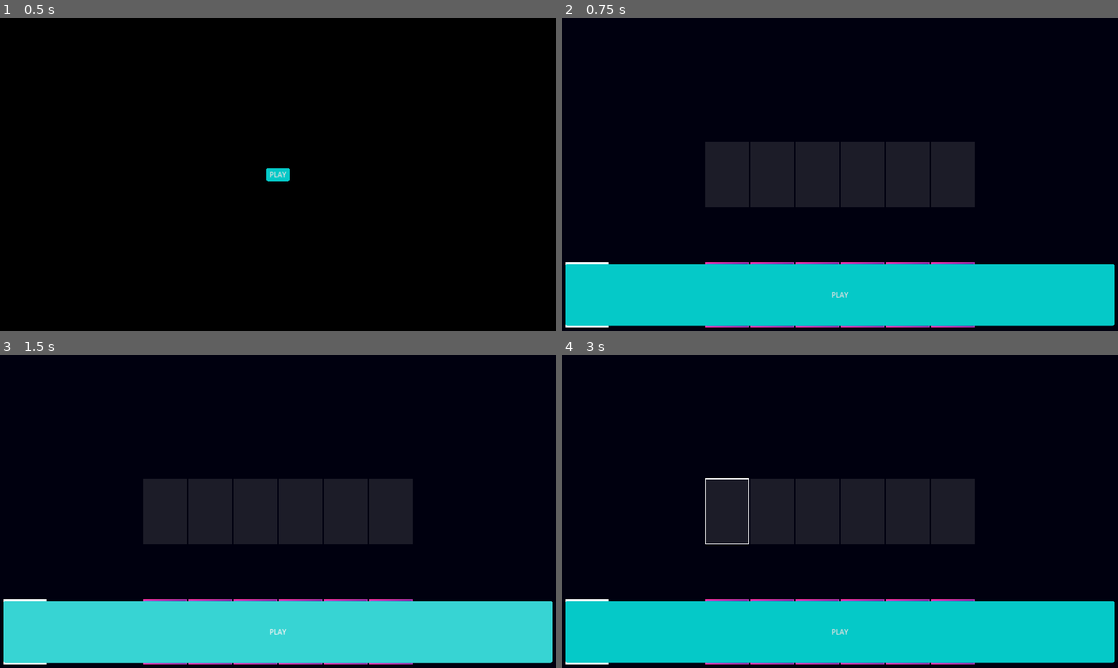
Above: before the commit, frames 1-4 (two rows, left to right).
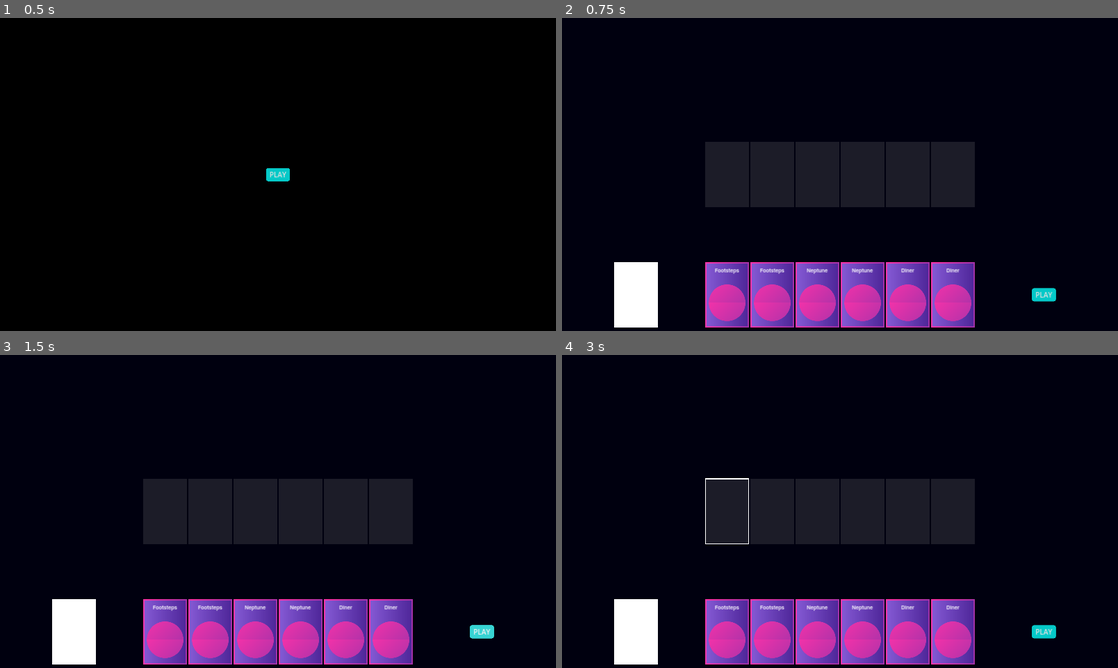
Above: after the commit, the same moments.

Repository: mikerobideau/loop-deck
Game: Godot game, scene res://main.tscn
Same seed, same stepped clock (60 frames per second), same inputs: the game is played once before the commit and once after it.
Inputs (mouse positions are in pixels of both pictures, inside the frame that each line leads up to):
- Up to frame 1 (0.5 s): no input
- Up to frame 2 (0.75 s): click "PLAY" at 0.5 s
- Up to frame 3 (1.5 s): click "PLAY" at 1.25 s
- Up to frame 4 (3 s): click "PLAY" at 2 s; tap Enter (ui_accept) at 2.75 s; drag from (728, 511) to (895, 442) at 2.77 s

Frame 1 is identical in both runs. In frame 2, 20% of the frame differs, in the area x 0-100%, y 78-99%; in frame 3, 20%; in frame 4, 20%.

Commit message:
separate active and match conditions

Diff:
--- /dev/null
+++ b/component/ability/ability.gd
@@ -0,0 +1,6 @@
+class_name Ability
+extends Resource
+
+@export var active_condition: ActiveCondition
+@export var match_condition: MatchCondition
+@export var reward: Reward
--- /dev/null
+++ b/component/ability/active_condition.gd
@@ -0,0 +1,5 @@
+class_name ActiveCondition
+extends Resource
+
+func is_active(context: ConditionContext) -> bool:
+	return false
--- /dev/null
+++ b/component/ability/condition_context.gd
@@ -0,0 +1,13 @@
+class_name ConditionContext
+extends RefCounted
+
+var card: Card
+var played_cards: Array[Card]
+var hand: Array[Card]
+var deck: Array[Card]
+
+func _init(c: Card, pc: Array[Card], h: Array[Card], d: Array[Card]):
+	card = c
+	played_cards = pc
+	hand = h
+	deck = d
--- /dev/null
+++ b/component/ability/match_condition.gd
@@ -0,0 +1,13 @@
+class_name MatchCondition
+extends Resource
+
+func find_matches(context: ConditionContext) -> MatchResponse:
+	return MatchResponse.new()
+
+func find_previous_cards(context: ConditionContext) -> Array[Card]:
+	var cards: Array[Card] = []
+	for c in context.played_cards:
+		if c == context.card:
+			return cards
+		cards.append(c)
+	return cards
--- /dev/null
+++ b/component/ability/match_response.gd
@@ -0,0 +1,4 @@
+class_name MatchResponse
+extends RefCounted
+
+var matches: Array[Card]
--- /dev/null
+++ b/component/ability/reward.gd
@@ -0,0 +1,10 @@
+class_name Reward
+extends Resource
+
+enum Type {
+	POINTS,
+	MULT
+}
+
+@export var type: Type
+@export var value: int
--- /dev/null
+++ b/component/ability/reward_response.gd
@@ -0,0 +1,5 @@
+class_name RewardResponse
+extends RefCounted
+
+@export var type: Reward.Type
+@export var value: int
--- a/component/board/board.gd
+++ b/component/board/board.gd
@@ -3,6 +3,14 @@
 
 @onready var slots = $Slots
 
+func get_cards() -> Array[Card]:
+	var cards: Array[Card] = []
+	for slot in get_slots():
+		var card = slot.get_card()
+		if card:
+			cards.append(card)
+	return cards
+
 func get_slots() -> Array[Slot]:
 	var slot_nodes: Array[Slot] = []
 	slot_nodes.assign(slots.get_children())
--- a/component/card/card_data.gd
+++ b/component/card/card_data.gd
@@ -24,6 +24,7 @@
 @export var instrument: Instrument
 @export var description: String
 @export var rarity: Rarity.Value
+@export var ability: Ability
 
 static func role_text(value: Role) -> String:
 	return str(Role.find_key(value)).capitalize()
--- a/component/hand/hand.gd
+++ b/component/hand/hand.gd
@@ -3,13 +3,21 @@
 
 signal card_drawn(card: Card)
 
+@onready var slots = $Slots
+
 var CardScene = preload("res://component/card/card.tscn")
 
 const HAND_SIZE = 6
 
-@onready var slots = $Slots
+var deck: Deck
 
-var deck: Deck
+func get_cards() -> Array[Card]:
+	var cards: Array[Card]
+	for slot in slots.get_children():
+		var card = slot.get_card()
+		if card:
+			cards.append(card)
+	return cards
 
 func deal(n := HAND_SIZE):
 	for i in range(n):
--- /dev/null
+++ b/data/active_condition/always.gd
@@ -0,0 +1,5 @@
+class_name Always
+extends ActiveCondition
+
+func is_active(context: ConditionContext) -> bool:
+	return true
--- /dev/null
+++ b/data/active_condition/always.tres
@@ -0,0 +1,6 @@
+[gd_resource type="Resource" script_class="Always" load_steps=2 format=3 uid="uid://c360lhe3pyvjj"]
+
+[ext_resource type="Script" path="res://data/active_condition/always.gd" id="1_luhta"]
+
+[resource]
+script = ExtResource("1_luhta")
--- a/data/card/boombox.tres
+++ b/data/card/boombox.tres
@@ -1,11 +1,34 @@
-[gd_resource type="Resource" script_class="CardData" load_steps=2 format=3 uid="uid://dckkoscqmgbt8"]
+[gd_resource type="Resource" script_class="CardData" load_steps=10 format=3 uid="uid://dckkoscqmgbt8"]
 
+[ext_resource type="Script" path="res://component/ability/ability.gd" id="1_7vft1"]
 [ext_resource type="Script" path="res://component/card/card_data.gd" id="1_hqlsm"]
+[ext_resource type="Script" path="res://data/active_condition/always.gd" id="1_ou57q"]
+[ext_resource type="Script" path="res://data/condition/for_each_previous_matching_instrument.gd" id="2_876h4"]
+[ext_resource type="Script" path="res://component/ability/reward.gd" id="2_jdcgc"]
+
+[sub_resource type="Resource" id="Resource_pq5im"]
+script = ExtResource("1_ou57q")
+
+[sub_resource type="Resource" id="Resource_esdll"]
+script = ExtResource("2_876h4")
+instrument = 0
+
+[sub_resource type="Resource" id="Resource_r54ju"]
+script = ExtResource("2_jdcgc")
+type = 0
+value = 5
+
+[sub_resource type="Resource" id="Resource_t1gcn"]
+script = ExtResource("1_7vft1")
+active_condition = SubResource("Resource_pq5im")
+match_condition = SubResource("Resource_esdll")
+reward = SubResource("Resource_r54ju")
 
 [resource]
 script = ExtResource("1_hqlsm")
 name = "Boombox"
 role = 1
 instrument = 1
-description = "If between percussion and rhythm, +5 flow"
+description = "For each previous drums, +5 points"
 rarity = 0
+ability = SubResource("Resource_t1gcn")
--- a/data/card/diner.tres
+++ b/data/card/diner.tres
@@ -1,11 +1,28 @@
-[gd_resource type="Resource" script_class="CardData" load_steps=2 format=3 uid="uid://h62w1phslat7"]
+[gd_resource type="Resource" script_class="CardData" load_steps=8 format=3 uid="uid://h62w1phslat7"]
 
 [ext_resource type="Script" path="res://component/card/card_data.gd" id="1_7lb27"]
+[ext_resource type="Script" path="res://data/active_condition/always.gd" id="1_x0vkm"]
+[ext_resource type="Script" path="res://component/ability/reward.gd" id="2_etypm"]
+[ext_resource type="Script" path="res://component/ability/ability.gd" id="3_qq07x"]
+
+[sub_resource type="Resource" id="Resource_2vddv"]
+script = ExtResource("1_x0vkm")
+
+[sub_resource type="Resource" id="Resource_pcxik"]
+script = ExtResource("2_etypm")
+type = 1
+value = 2
+
+[sub_resource type="Resource" id="Resource_0xmrj"]
+script = ExtResource("3_qq07x")
+active_condition = SubResource("Resource_2vddv")
+reward = SubResource("Resource_pcxik")
 
 [resource]
 script = ExtResource("1_7lb27")
 name = "Diner"
 role = 3
 instrument = 7
-description = "+10 points for each lead in hand"
+description = "+2 mult"
 rarity = 0
+ability = SubResource("Resource_0xmrj")
--- a/data/card/footsteps.tres
+++ b/data/card/footsteps.tres
@@ -1,11 +1,28 @@
-[gd_resource type="Resource" script_class="CardData" load_steps=2 format=3 uid="uid://dgvh8ydks81sy"]
+[gd_resource type="Resource" script_class="CardData" load_steps=8 format=3 uid="uid://dgvh8ydks81sy"]
 
+[ext_resource type="Script" path="res://data/active_condition/always.gd" id="1_hok31"]
 [ext_resource type="Script" path="res://component/card/card_data.gd" id="1_pee5c"]
+[ext_resource type="Script" path="res://component/ability/reward.gd" id="2_jy7wg"]
+[ext_resource type="Script" path="res://component/ability/ability.gd" id="3_e7xts"]
+
+[sub_resource type="Resource" id="Resource_up43k"]
+script = ExtResource("1_hok31")
+
+[sub_resource type="Resource" id="Resource_r1gbw"]
+script = ExtResource("2_jy7wg")
+type = 0
+value = 10
+
+[sub_resource type="Resource" id="Resource_jqpk1"]
+script = ExtResource("3_e7xts")
+active_condition = SubResource("Resource_up43k")
+reward = SubResource("Resource_r1gbw")
 
 [resource]
 script = ExtResource("1_pee5c")
 name = "Footsteps"
 role = 0
 instrument = 0
-description = "If first, +10 points"
+description = "+10 points"
 rarity = 2
+ability = SubResource("Resource_jqpk1")
--- a/data/card/neptune.tres
+++ b/data/card/neptune.tres
@@ -1,11 +1,34 @@
-[gd_resource type="Resource" script_class="CardData" load_steps=2 format=3 uid="uid://cb6wiw8iekmeb"]
+[gd_resource type="Resource" script_class="CardData" load_steps=10 format=3 uid="uid://cb6wiw8iekmeb"]
 
 [ext_resource type="Script" path="res://component/card/card_data.gd" id="1_dcjvy"]
+[ext_resource type="Script" path="res://data/active_condition/always.gd" id="1_j6qh2"]
+[ext_resource type="Script" path="res://component/ability/ability.gd" id="2_1hpmy"]
+[ext_resource type="Script" path="res://data/condition/for_each_previous_matching_instrument.gd" id="2_ufovr"]
+[ext_resource type="Script" path="res://component/ability/reward.gd" id="3_suony"]
+
+[sub_resource type="Resource" id="Resource_ucqq6"]
+script = ExtResource("1_j6qh2")
+
+[sub_resource type="Resource" id="Resource_f5lh5"]
+script = ExtResource("2_ufovr")
+instrument = 5
+
+[sub_resource type="Resource" id="Resource_prldi"]
+script = ExtResource("3_suony")
+type = 1
+value = 1
+
+[sub_resource type="Resource" id="Resource_xj8v1"]
+script = ExtResource("2_1hpmy")
+active_condition = SubResource("Resource_ucqq6")
+match_condition = SubResource("Resource_f5lh5")
+reward = SubResource("Resource_prldi")
 
 [resource]
 script = ExtResource("1_dcjvy")
 name = "Neptune"
 role = 3
 instrument = 5
-description = "+1 flow for each previous card"
+description = "For each previous Electric Guitar, +1 mult"
 rarity = 1
+ability = SubResource("Resource_xj8v1")
--- /dev/null
+++ b/data/condition/for_each_previous_matching_instrument.gd
@@ -0,0 +1,13 @@
+class_name ForEachPreviousMatchingInstrument
+extends MatchCondition
+
+@export var instrument: CardData.Instrument
+
+func find_matches(context: ConditionContext) -> MatchResponse:
+	var response = MatchResponse.new()
+	var matches: Array[Card] = []
+	for card in find_previous_cards(context):
+		if card.data.instrument == instrument:
+			matches.append(card)
+	response.matches = matches
+	return response
--- /dev/null
+++ b/data/condition/for_each_previous_matching_instrument.tres
@@ -0,0 +1,7 @@
+[gd_resource type="Resource" script_class="ForEachPreviousMatchingInstrument" load_steps=2 format=3 uid="uid://ck11us1c5cbht"]
+
+[ext_resource type="Script" path="res://data/condition/for_each_previous_matching_instrument.gd" id="1_jt12h"]
+
+[resource]
+script = ExtResource("1_jt12h")
+instrument = 0
--- /dev/null
+++ b/screen/game_screen/card_manager.gd
@@ -0,0 +1,27 @@
+class_name CardManager
+extends Node
+
+func get_effect(card: Card, played_cards: Array[Card], hand: Array[Card], deck: Array[Card]) -> RewardResponse:
+	var context = get_context(card, played_cards, hand, deck)
+	return get_reward(context)
+
+func get_context(card: Card, played_cards: Array[Card], hand: Array[Card], deck: Array[Card]) -> ConditionContext:
+	return ConditionContext.new(card, played_cards, hand, deck)
+
+func find_matches(context: ConditionContext) -> MatchResponse:
+	return context.card.data.ability.match_condition.find_matches(context)
+
+func get_reward(context: ConditionContext) -> RewardResponse:
+	var ability = context.card.data.ability
+	var reward_response = RewardResponse.new()
+	var reward = ability.reward
+	reward_response.type = reward.type
+	var total = 0
+	if ability.match_condition: #reward for each match
+		var match_response = find_matches(context)
+		for match in match_response.matches:
+			total += reward.value
+	else: #flat reward
+		total = reward.value
+	reward_response.value = total
+	return reward_response
--- a/screen/game_screen/game_screen.gd
+++ b/screen/game_screen/game_screen.gd
@@ -1,10 +1,12 @@
 class_name GameScreen
 extends Control
 
+@onready var card_manager = $CardManager
 @onready var controls = $Controls
 @onready var board = $Board
-@onready var deck = $Bottom/Deck
+@onready var deck = $Bottom/DeckContainer/Deck
 @onready var hand = $Bottom/Hand
+#@onready var play_button = $Bottom/ActionContainer/PlayButton
 
 func _ready():
 	deck.cards = CardFactory.create_standard_deck()
@@ -18,3 +20,8 @@
 
 func _on_card_moved(card: Card, from_slot: Slot, to_slot: Slot):
 	pass
+
+func _on_play_button_pressed() -> void:
+	for card in board.get_cards():
+		var reward = card_manager.get_effect(card, board.get_cards(), hand.get_cards(), deck.cards)
+		print_debug('Reward: ' + str(reward.value) + ' ' + str(reward.type))
--- a/screen/game_screen/game_screen.tscn
+++ b/screen/game_screen/game_screen.tscn
@@ -1,8 +1,9 @@
-[gd_scene load_steps=6 format=3 uid="uid://dbg3rkvwjsr6o"]
+[gd_scene load_steps=7 format=3 uid="uid://dbg3rkvwjsr6o"]
 
 [ext_resource type="Script" path="res://screen/game_screen/game_screen.gd" id="1_8q3pw"]
 [ext_resource type="PackedScene" uid="uid://3vrs0yc1s8lg" path="res://component/hand/hand.tscn" id="2_5af6g"]
 [ext_resource type="Script" path="res://screen/game_screen/controls.gd" id="2_iosp5"]
+[ext_resource type="Script" path="res://screen/game_screen/card_manager.gd" id="2_knte1"]
 [ext_resource type="PackedScene" uid="uid://blidhtor3fjsk" path="res://component/board/board.tscn" id="3_ro3h3"]
 [ext_resource type="PackedScene" uid="uid://b42lcyj35kysu" path="res://deck/deck.tscn" id="5_f37o2"]
 
@@ -14,6 +15,9 @@
 grow_horizontal = 2
 grow_vertical = 2
 script = ExtResource("1_8q3pw")
+
+[node name="CardManager" type="Node" parent="."]
+script = ExtResource("2_knte1")
 
 [node name="Controls" type="Node2D" parent="."]
 script = ExtResource("2_iosp5")
@@ -51,17 +55,28 @@
 grow_horizontal = 2
 grow_vertical = 0
 
+[node name="DeckContainer" type="CenterContainer" parent="Bottom"]
+custom_minimum_size = Vector2(650, 0)
+layout_mode = 2
+size_flags_horizontal = 0
+
+[node name="Deck" parent="Bottom/DeckContainer" instance=ExtResource("5_f37o2")]
+layout_mode = 2
+size_flags_horizontal = 0
+
 [node name="Hand" parent="Bottom" instance=ExtResource("2_5af6g")]
 layout_mode = 2
 size_flags_horizontal = 4
 
-[node name="Deck" parent="Bottom" instance=ExtResource("5_f37o2")]
+[node name="ActionContainer" type="CenterContainer" parent="Bottom"]
+custom_minimum_size = Vector2(650, 0)
 layout_mode = 2
-size_flags_horizontal = 0
+size_flags_horizontal = 8
 
-[node name="Actions" type="MarginContainer" parent="Bottom"]
+[node name="PlayButton" type="Button" parent="Bottom/ActionContainer"]
 layout_mode = 2
+size_flags_horizontal = 8
+size_flags_vertical = 4
+text = "PLAY"
 
-[node name="PlayButton" type="Button" parent="Bottom/Actions"]
-layout_mode = 2
-text = "PLAY"
+[connection signal="pressed" from="Bottom/ActionContainer/PlayButton" to="." method="_on_play_button_pressed"]
Not shown, added: screen/game_screen/gam949B.tmp
